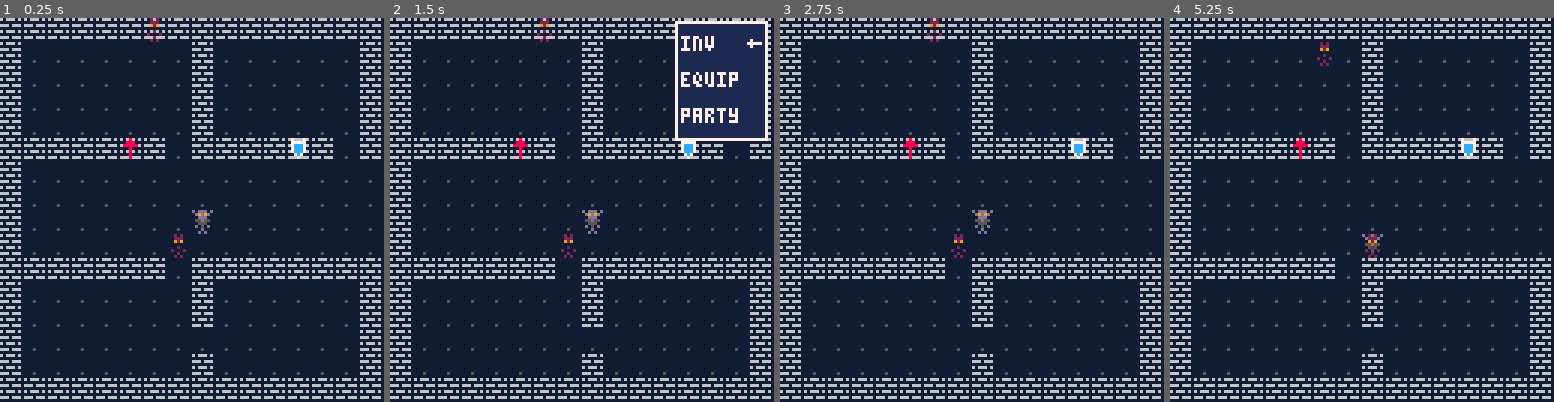
Above: before the commit, frames 1-4 (left to right).
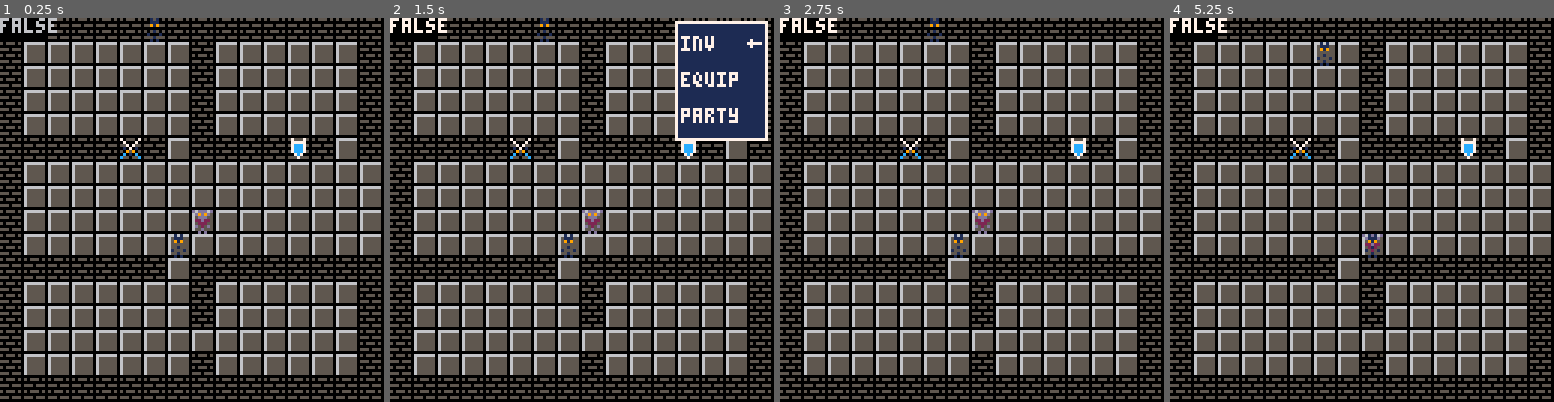
Above: after the commit, the same moments.

Repository: ydrubs/GCCC_GameJam
Game: PICO-8 cartridge kaden_test_game.p8
Same seed, same stepped clock (60 frames per second), same inputs: the game is played once before the commit and once after it.
Inputs:
- Up to frame 1 (0.25 s): no input
- Up to frame 2 (1.5 s): tap O (Z key) at 0.7 s
- Up to frame 3 (2.75 s): hold Right 1.6-2.1 s; tap O (Z key) at 1.7, 2.1, 2.5 s; hold Up 2.15-2.42 s; hold Right from 2.47 s (still down)
- Up to frame 4 (5.25 s): tap O (Z key) every 0.4 s from 2.9 to 4.9 s; release Right at 3.03 s; hold Left 3.08-3.58 s; hold Down 3.63-3.97 s; hold Right 4.02-4.68 s; hold Up 4.73-5.03 s; hold Left from 5.08 s (still down)

The runs differ from the first frame. In frame 1, 99% of the frame differs, in the area x 0-100%, y 0-100%; in frame 2, 91%; in frame 3, 99%; in frame 4, 99%.

Commit message:
Update kaden_test_game.p8
-began working on combat system
-sprite changes

Diff:
--- a/kaden_test_game.p8
+++ b/kaden_test_game.p8
@@ -1,7 +1,6 @@
 pico-8 cartridge // http://www.pico-8.com
 version 42
 __lua__
-pal(0,129,1)
 
 function _init()
 	can_move = true
@@ -25,13 +24,14 @@
 	if can_move then
 		player:movement()
 		if player.moved == true then
+			battle:rnd_encounter()
 			for enemy in all(enemies) do
 				enemy:movement()
 			end
 			player.moved = false
 		end
 	elseif not can_move then
-		if btnp(🅾️) then
+		if btnp(🅾️) and not battle.fighting then
 			menu:open()
 		end
 	end
@@ -41,6 +41,8 @@
 	cls()
 	map()
 
+	print(battle.fighting)
+
 	player:draw()
 	menu:draw()
 
@@ -50,7 +52,10 @@
 		enemy:draw()
 	end
 
-	if not can_move then
+	--[[if fighting then
+	end]]
+
+	if not can_move and not battle.fighting then
 		menu:nav()
 	end
 
@@ -219,6 +224,26 @@
 			self.y = player_camera.y+4
 		end
 	end
+}
+
+
+battle = {
+	fighting = false,
+
+	in_fight = function(self)
+		self.fighting = true
+		can_move = false
+		return self.fighting
+	end,
+
+	rnd_encounter = function(self)
+		local chance = flr(rnd(100))
+		if chance <= 20 then
+			battle:in_fight()
+		end
+	end
+
+
 }
 
 
@@ -306,19 +331,26 @@
 
 }
 __gfx__
-00000000d0ddd0d06066606000000000002020005555555500000000676667606068606000000000000000000000000000000000000000000000000000000000
-000000000d9d9d00000000000000000000222000c00000050c000000077777000088800000000000000000000000000000000000000000000000000000000000
-0070070000ddd000666066600000000000929000c0d000050cd0000067ccc7606888886000000000000000000000000000000000000000000000000000000000
-00077000055d5500000000000000000000000000c0d0c00501dc000007ccc7000008000000007000000000000000000000000000000000000000000000000000
-0007700000555000606660600000000000020000c0d0c0d5011cd00067ccc7606068606000077777000000000000000000000000000000000000000000000000
-007007000d050d00000000000000000002000200c0d0c0d50111dc00007c70000008000000007000000000000000000000000000000000000000000000000000
-00000000000d0000666066600005000000020000c0d0c0d501111c00666766606668666000000000000000000000000000000000000000000000000000000000
-0000000000d0d0000000000000000000002020005555555500000000000000000000000000000000000000000000000000000000000000000000000000000000
+00000000d0ddd0d05055505066666660001010005555555500000000575557507055507000000000000000000000000000000000000000000000000000000000
+000000000d9d9d00000000006555555000111000c00000050c000000077777000700070000000000000000000000000000000000000000000000000000000000
+0070070000ddd000555055506555555000919000c0d000050cd0000057ccc7505570755000000000000000000000000000000000000000000000000000000000
+00077000022d2200000000006555555000000000c0d0c00501dc000007ccc7000107010000007000000000000000000000000000000000000000000000000000
+0007700000222000505550506555555000010000c0d0c0d5011cd00057ccc7505095905000077777000000000000000000000000000000000000000000000000
+007007000d020d00000000006555555001000100c0d0c0d50111dc00007c70000c010c0000007000000000000000000000000000000000000000000000000000
+00000000000d0000555055506555555000010000c0d0c0d501111c0055575550c55055c000000000000000000000000000000000000000000000000000000000
+0000000000d0d0000000000000000000001010005555555500000000000000000000000000000000000000000000000000000000000000000000000000000000
+00000000000000000000000000000000000000000000000000000000000000000000000000000000000000000000000000000000000000000000000000000000
+00000000000000000000000000000000000000000000000000000000000000000000000000000000000000000000000000000000000000000000000000000000
+00000000000000000000000000000000000000000000000000000000000000000000000000000000000000000000000000000000000000000000000000000000
+00000000000000000000000000000000000000000000000000000000000000000000000000000000000000000000000000000000000000000000000000000000
+00000000000000000000000000000000000000000000000000000000000000000000000000000000000000000000000000000000000000000000000000000000
+00000000000000000000000000000000000000000000000000000000000000000000000000000000000000000000000000000000000000000000000000000000
+00000000000000000000000000050000000000000000000000000000000000000000000000000000000000000000000000000000000000000000000000000000
 __gff__
-0000010001000000010000000000000000000000000000000000000000000000000000000000000000000000000000000000000000000000000000000000000000000000000000000000000000000000000000000000000000000000000000000000000000000000000000000000000000000000000000000000000000000000
+0000010001000000010000000000000000000002000000000000000000000000000000000000000000000000000000000000000000000000000000000000000000000000000000000000000000000000000000000000000000000000000000000000000000000000000000000000000000000000000000000000000000000000
 0000000000000000000000000000000000000000000000000000000000000000000000000000000000000000000000000000000000000000000000000000000000000000000000000000000000000000000000000000000000000000000000000000000000000000000000000000000000000000000000000000000000000000
 __map__
-0202020202020202020202020202020202020202020202020202020202020202000000000000000000000000000000000000000000000000000000000000000000000000000000000000000000000000000000000000000000000000000000000000000000000000000000000000000000000000000000000000000000000000
+0000020202020202020202020202020202020202020202020202020202020202000000000000000000000000000000000000000000000000000000000000000000000000000000000000000000000000000000000000000000000000000000000000000000000000000000000000000000000000000000000000000000000000
 0203030303030303020303030303030203030303030303030303030202020202000000000000000000000000000000000000000000000000000000000000000000000000000000000000000000000000000000000000000000000000000000000000000000000000000000000000000000000000000000000000000000000000
 0203030303030303020303030303030203030303030303030303030202020202000000000000000000000000000000000000000000000000000000000000000000000000000000000000000000000000000000000000000000000000000000000000000000000000000000000000000000000000000000000000000000000000
 0203030303030303020303030303030203030303030303030303030302020202000000000000000000000000000000000000000000000000000000000000000000000000000000000000000000000000000000000000000000000000000000000000000000000000000000000000000000000000000000000000000000000000
